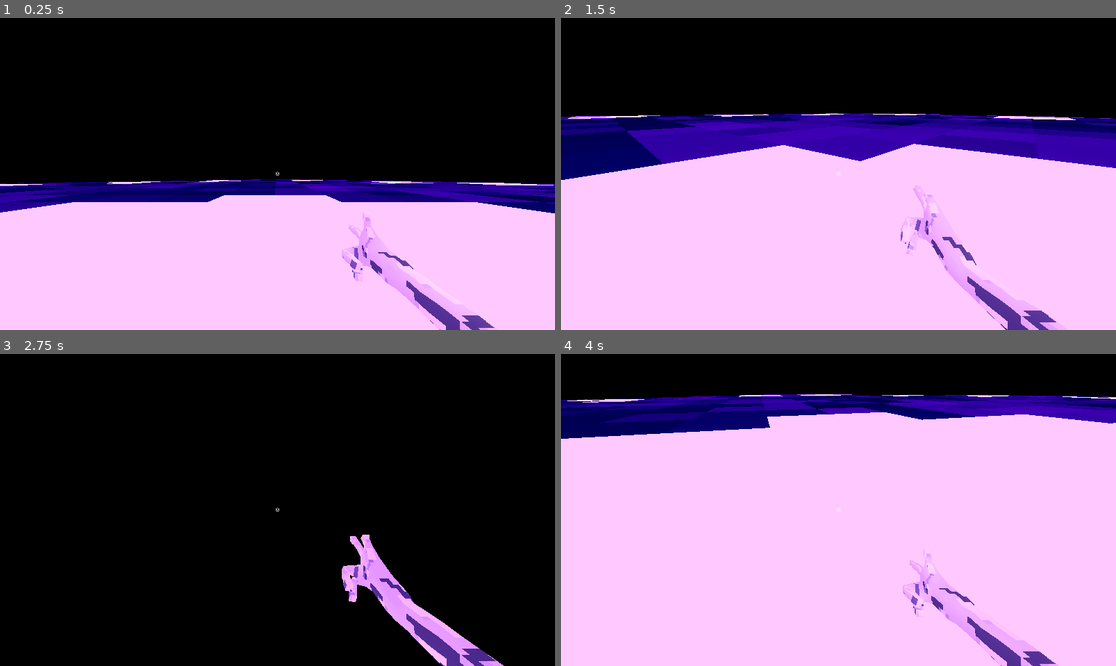
Above: before the commit, frames 1-4 (two rows, left to right).
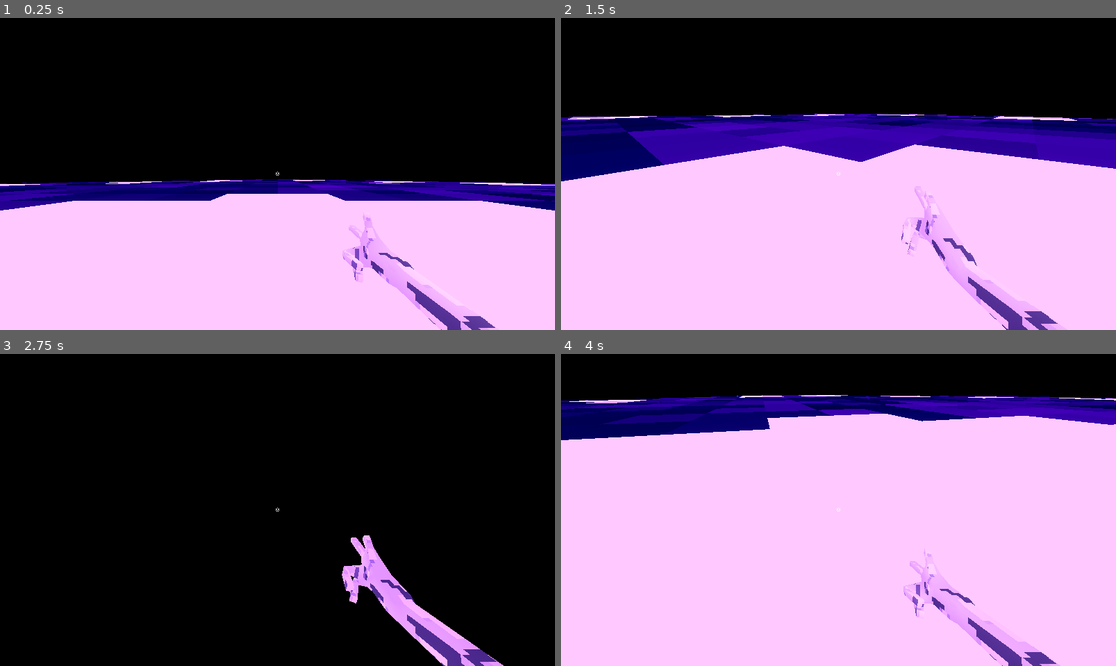
Above: after the commit, the same moments.

Repository: NykolaR/GGJ2026
Game: Godot game, scene res://scenes/debug/debug.tscn
Same seed, same stepped clock (60 frames per second), same inputs: the game is played once before the commit and once after it.
Inputs (mouse positions are in pixels of both pictures, inside the frame that each line leads up to):
- Up to frame 1 (0.25 s): no input
- Up to frame 2 (1.5 s): tap Enter (ui_accept) at 0.5, 0.77 s; move the mouse to (960, 158) at 0.52 s; press the mouse at (960, 158) at 0.53 s; hold D (move_right) 0.53-1.28 s; move the mouse to (727, 189) at 1.27 s; release the mouse at (727, 189) at 1.28 s; hold S (move_down) from 1.28 s (still down); click (727, 189) at 1.35 s
- Up to frame 3 (2.75 s): tap Enter (ui_accept) at 1.52 s; move the mouse to (333, 441) at 2.02 s; release S (move_down) at 2.03 s; press the mouse at (333, 441) at 2.03 s; hold D (move_right) from 2.03 s (still down)
- Up to frame 4 (4 s): move the mouse to (810, 572) at 2.77 s; release D (move_right) at 2.78 s; release the mouse at (810, 572) at 2.78 s; hold W (move_up) 2.78-3.53 s; click (810, 572) at 2.85 s; tap Enter (ui_accept) at 3.02, 3.77 s; move the mouse to (1005, 556) at 3.52 s; press the mouse at (1005, 556) at 3.53 s; hold A (move_left) from 3.53 s (still down)

The runs differ from the first frame. In frame 1, 1.7% of the frame differs, in the area x 0-100%, y 51-100%; in frame 2, 1.9%; in frame 3, 0.3%; in frame 4, 3.0%, in the area x 0-100%, y 12-100%.

Commit message:
bullet raycasting collisions

Diff:
--- a/ggj-2026/project.godot
+++ b/ggj-2026/project.godot
@@ -117,5 +117,5 @@
 }
 vertex_snap_intensity={
 "type": "int",
-"value": 2
+"value": 0
 }
--- a/ggj-2026/scenes/player/weapons/bullet.gd
+++ b/ggj-2026/scenes/player/weapons/bullet.gd
@@ -10,7 +10,6 @@
 
 
 func _ready() -> void:
-	visual.scale.z = range
 	target_position = Vector3(0, 0, -range)
 	look_at(target)
 	rotate_x(randf_range(-spread, spread))
@@ -21,5 +20,10 @@
 func _physics_process(_delta: float) -> void:
 	force_raycast_update()
 	if is_colliding():
-		pass
-	queue_free()
+		visual.scale.z = global_position.distance_to(get_collision_point())
+		top_level = true
+	else:
+		visual.scale.z = range
+	show()
+	set_physics_process(false)
+	get_tree().physics_frame.connect(queue_free)
--- a/ggj-2026/scenes/player/weapons/bullet.tscn
+++ b/ggj-2026/scenes/player/weapons/bullet.tscn
@@ -12,6 +12,7 @@
 shader_parameter/convert_vertex_colors = false
 
 [node name="Bullet" type="RayCast3D" unique_id=132572255]
+visible = false
 target_position = Vector3(0, 0, -1)
 debug_shape_thickness = 1
 script = ExtResource("1_fvo7p")
@@ -21,10 +22,7 @@
 [node name="pipe" parent="Visual" unique_id=1317619610 instance=ExtResource("2_q7tbw")]
 transform = Transform3D(0.5, 0, 0, 0, -2.1855694e-08, 0.5, 0, -0.5, -2.1855694e-08, 0, 0, -0.5)
 
-[node name="Cylinder" parent="Visual/pipe" index="0" unique_id=808322116]
+[node name="Cylinder" parent="Visual/pipe" index="0" unique_id=1797429039]
 surface_material_override/0 = SubResource("ShaderMaterial_cc0p6")
 
-[node name="MeshInstance3D" type="MeshInstance3D" parent="." unique_id=1267605123]
-material_override = SubResource("ShaderMaterial_cc0p6")
-
 [editable path="Visual/pipe"]
